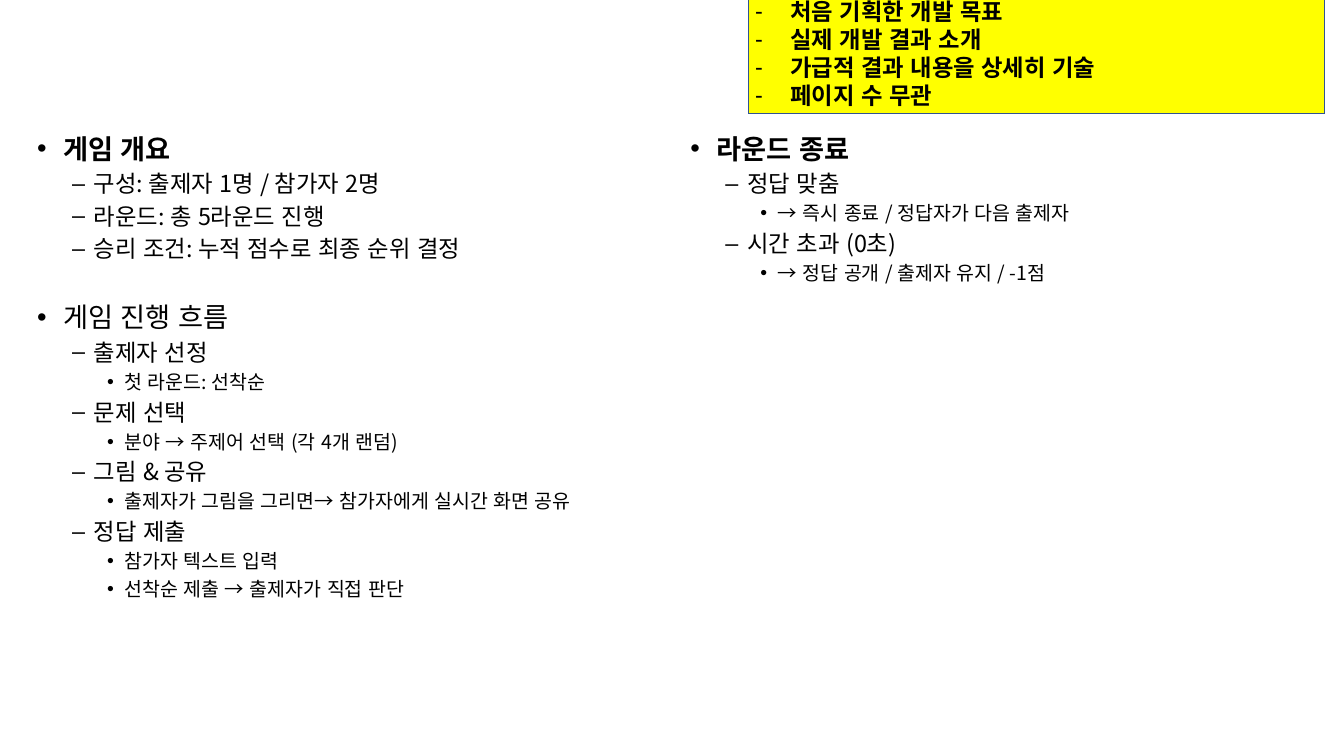
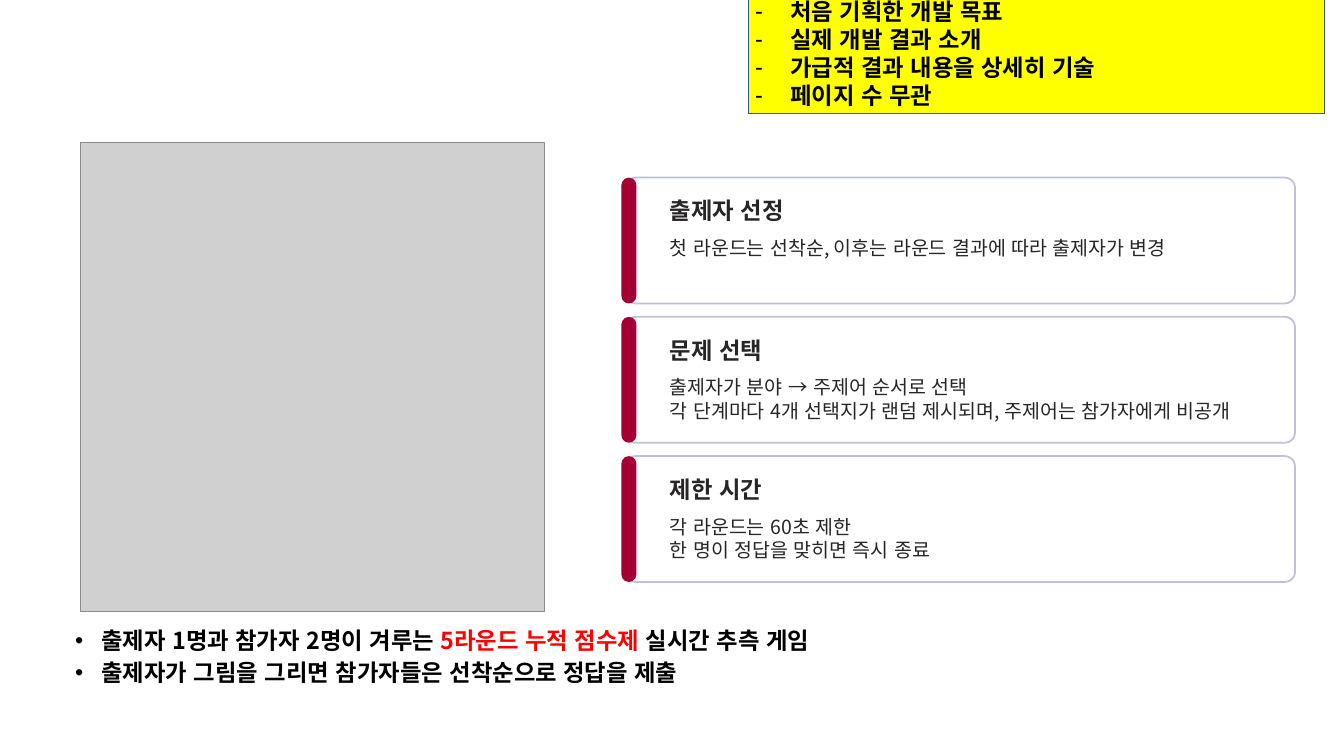
Before and after one commit to jewon1230-wq/For_transfer_files_jw, a slide deck: slide 4 of LG_부트캠프_12기_C반_프로젝트일정_및_최종제출결과물_3팀/LG_부트캠프_12기_C반_최종결과물(3팀)/결과보고서/4.LG_부트캠프_12기_C반_결과보고서(3팀)_v1.pptx. Drawn at 1344x756 pixels with LibreOffice and Linux fonts; fonts in the diff are those of the drawing; grey boxes stand for pictures; background and template pictures are left out. Boxes give left, top, right and bottom in pixels: in the first picture for what was removed or moved away, otherwise in the second. Text is boxed around its words. In the diff, an @@ line names an element or a change of style, - is before the commit and + after.

```diff
--- a/LG_부트캠프_12기_C반_프로젝트일정_및_최종제출결과물_3팀/LG_부트캠프_12기_C반_최종결과물(3팀)/결과보고서/4.LG_부트캠프_12기_C반_결과보고서(3팀)_v1.pptx
+++ b/LG_부트캠프_12기_C반_프로젝트일정_및_최종제출결과물_3팀/LG_부트캠프_12기_C반_최종결과물(3팀)/결과보고서/4.LG_부트캠프_12기_C반_결과보고서(3팀)_v1.pptx
@@ picture added at box(80, 143, 544, 612) @@
@@ text removed at box(717, 136, 1070, 282) @@
-• 라운드 종료
-  – 정답 맞춤
-    • → 즉시 종료 / 정답자가 다음 출제자
-  – 시간 초과 (0초)
-    • → 정답 공개 / 출제자 유지 / -1점
@@ group added at box(622, 178, 1295, 582): 6 rounded rectangles, 6 texts @@
+출제자 선정
+첫 라운드는 선착순, 이후는 라운드 결과에 따라 출제자가 변경
+문제 선택
+출제자가 분야 → 주제어 순서로 선택
+각 단계마다 4개 선택지가 랜덤 제시되며, 주제어는 참가자에게 비공개
+제한 시간
+각 라운드는 60초 제한
+한 명이 정답을 맞히면 즉시 종료
@@ text at box(101, 629, 809, 683): text changed; size 20 to 24 pt; bold on @@
-• 게임 개요
-  – 구성: 출제자 1명 / 참가자 2명
-  – 라운드: 총 5라운드 진행
-  – 승리 조건: 누적 점수로 최종 순위 결정
-• 게임 진행 흐름
-  – 출제자 선정
-    • 첫 라운드: 선착순
-  – 문제 선택
-    • 분야 → 주제어 선택 (각 4개 랜덤)
-  – 그림 & 공유
-    • 출제자가 그림을 그리면→ 참가자에게 실시간 화면 공유
-  – 정답 제출
-    • 참가자 텍스트 입력
-    • 선착순 제출 → 출제자가 직접 판단
+• 출제자 1명과 참가자 2명이 겨루는 5라운드 누적 점수제 실시간 추측 게임
+• 출제자가 그림을 그리면 참가자들은 선착순으로 정답을 제출
```
Also in this commit, not shown: 2 other slides changed, 1 slide added, 2 other files.
